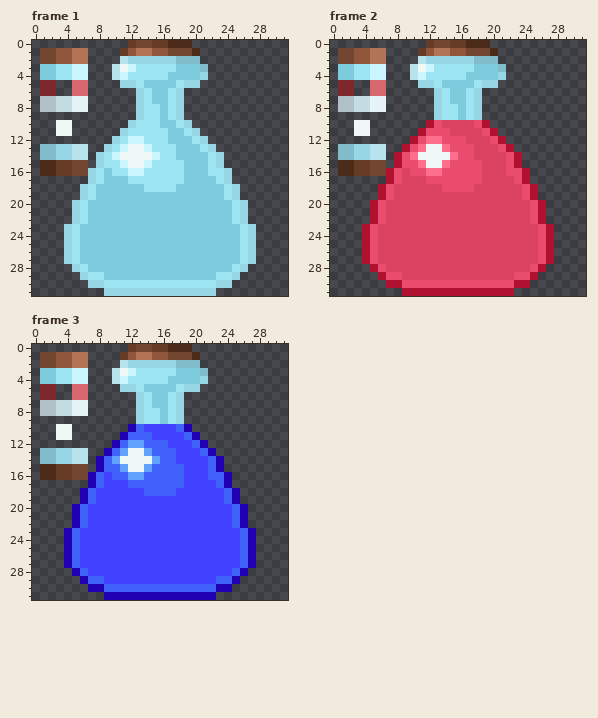
Edited in one commit: pixel-art file (Assets/TCCHD2D/Art/Sprites/Objs/spr_iten_potion.aseprite). The picture above was drawn from the file before the commit.
32x32 pixels, 3 frames. Colours within 5 levels of each other are drawn and written as one. Shown: frame 1, frame 2, frame 3.
Now the later version:
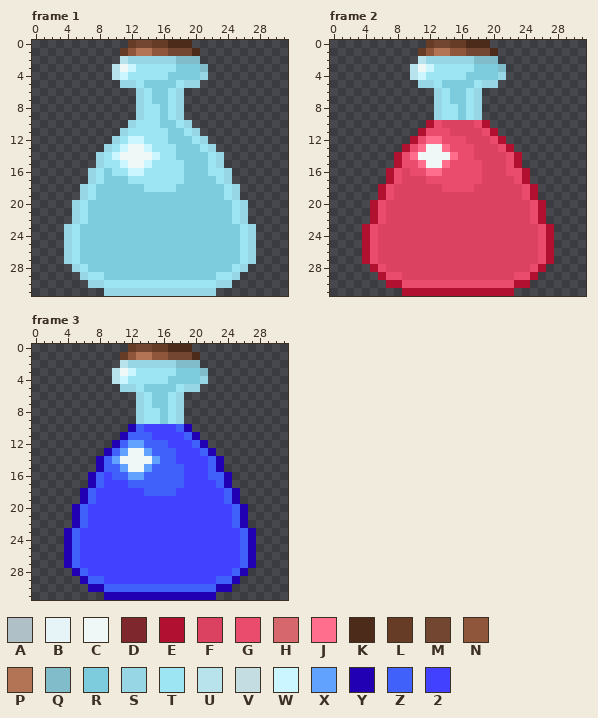
Palette (. is transparent): A #afc1c6  B #e7f4f7  C #eff7f7  D #7e282d  E #b21030  F #db4161  G #e94c6c  H #d5676d  J #ff6e8c  K #4c2b1b  L #673c27  M #724631  N #8f563b  P #b37456  Q #80bcca  R #7dccdd  S #97d7e5  T #9ee5f4  U #b9e3ec  V #c4dde3  W #ccf6ff  X #61a2ff  Y #2000b2  Z #4161fb  2 #4141ff
Message: novos itens
Edits made:
layer "pallets" now hidden
Frame 1:
Colour A is gone in rows 7 to 8 at x 1 to 2.
Colour B is gone in rows 7 to 8 at x 5 to 6.
Colour C is gone in rows 10 to 11 at x 3 to 4.
Colour D is gone in rows 5 to 6 at x 1 to 2.
Colour H is gone in rows 5 to 6 at x 5 to 6.
Colour K is gone in rows 15 to 16 at x 1 to 2.
Colour L is gone in rows 15 to 16 at x 3 to 4.
Colour M is gone in rows 1 to 2 at x 1 to 2; in rows 15 to 16 at x 5 to 6.
Colour N is gone in rows 1 to 2 at x 3 to 4.
Colour P is gone in rows 1 to 2 at x 5 to 6.
Colour Q is gone in rows 13 to 14 at x 1 to 2.
Colour R is gone in rows 3 to 4 at x 1 to 2.
Colour S is gone in rows 13 to 14 at x 3 to 4.
Colour T is gone in rows 3 to 4 at x 3 to 4.
Colour U is gone in rows 13 to 14 at x 5 to 6.
Colour V is gone in rows 7 to 8 at x 3 to 4.
Colour W is gone in rows 3 to 4 at x 5 to 6.
Frame 2: the same change as frame 1
Frame 3: the same change as frame 1
Boxes around the changes in both pictures, in picture pixels (x1, y1, x2, y2):
erased: (40, 48, 88, 176)
erased: (338, 48, 386, 176)
erased: (40, 352, 88, 480)
